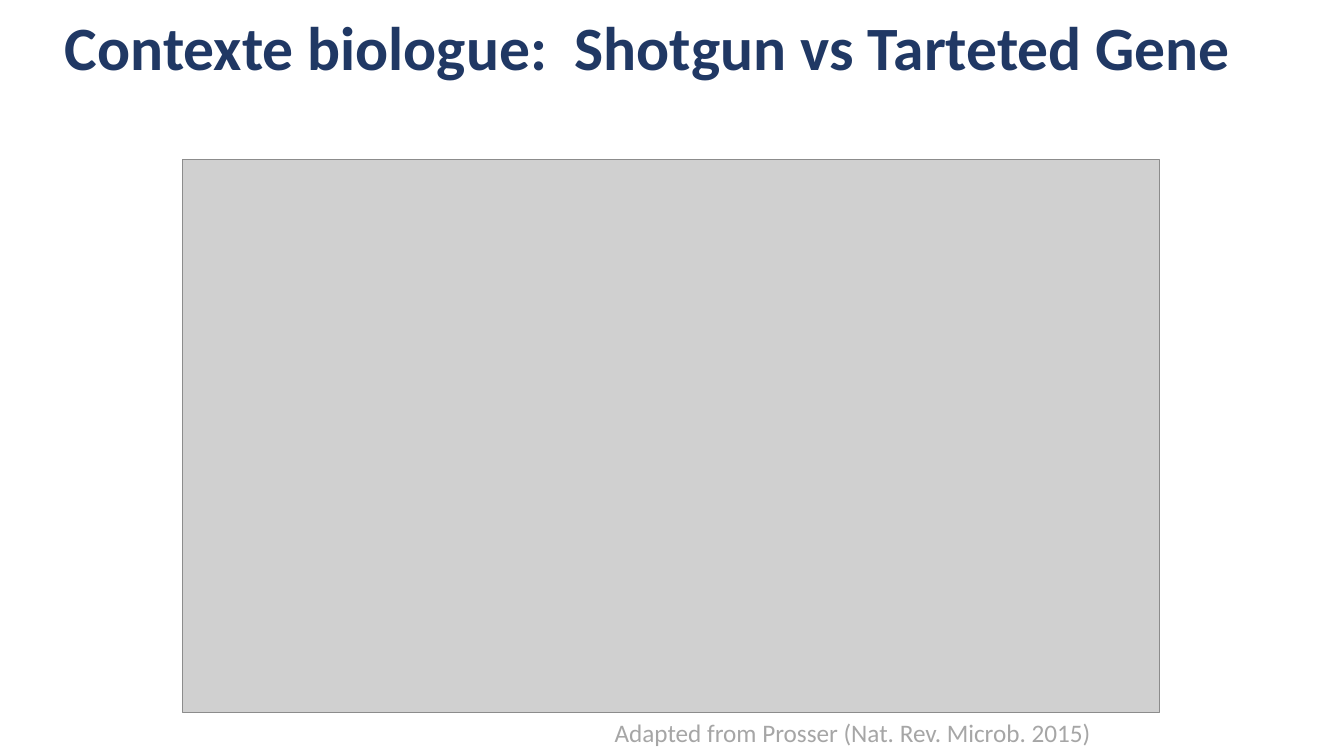
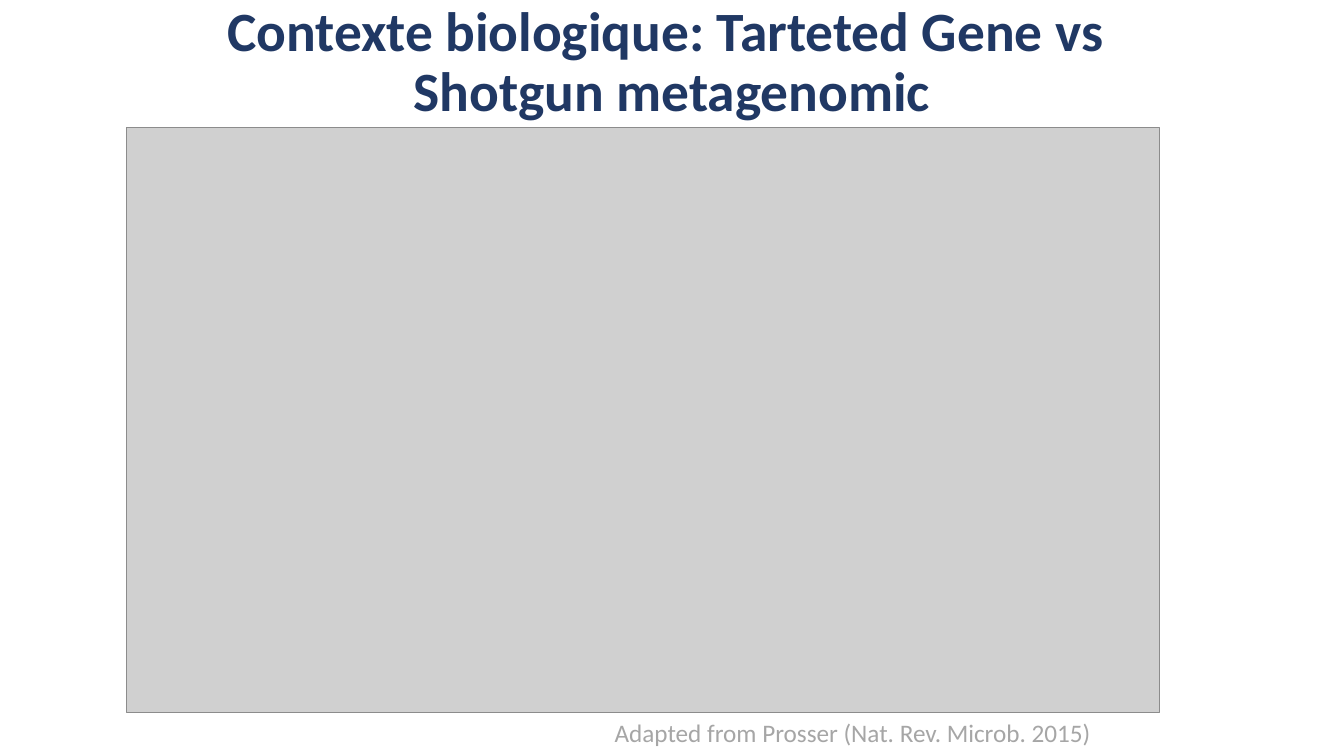
Before and after one commit to JeromeAmbroise/LSTAT2340-metagenomic, a slide deck: slide 2 of LSTAT2340-metagenomique.pptx. Drawn at 1344x756 pixels with LibreOffice and Linux fonts; fonts in the diff are those of the drawing; grey boxes stand for pictures. Boxes give left, top, right and bottom in pixels: in the first picture for what was removed or moved away, otherwise in the second. Text is boxed around its words. In the diff, an @@ line names an element or a change of style, - is before the commit and + after.

```diff
--- a/LSTAT2340-metagenomique.pptx
+++ b/LSTAT2340-metagenomique.pptx
@@ title at (227, 12, 1103, 121): text changed; size 44 to 39.6 pt @@
-Contexte biologue: Shotgun vs Tarteted Gene
+Contexte biologique: Tarteted Gene vs
+Shotgun metagenomic
@@ picture: place and size @@
-picture at (184, 159, 1160, 713)
+picture at (127, 127, 1159, 712)
```
Also in this commit, not shown: 5 other slides changed, 1 slide added.
